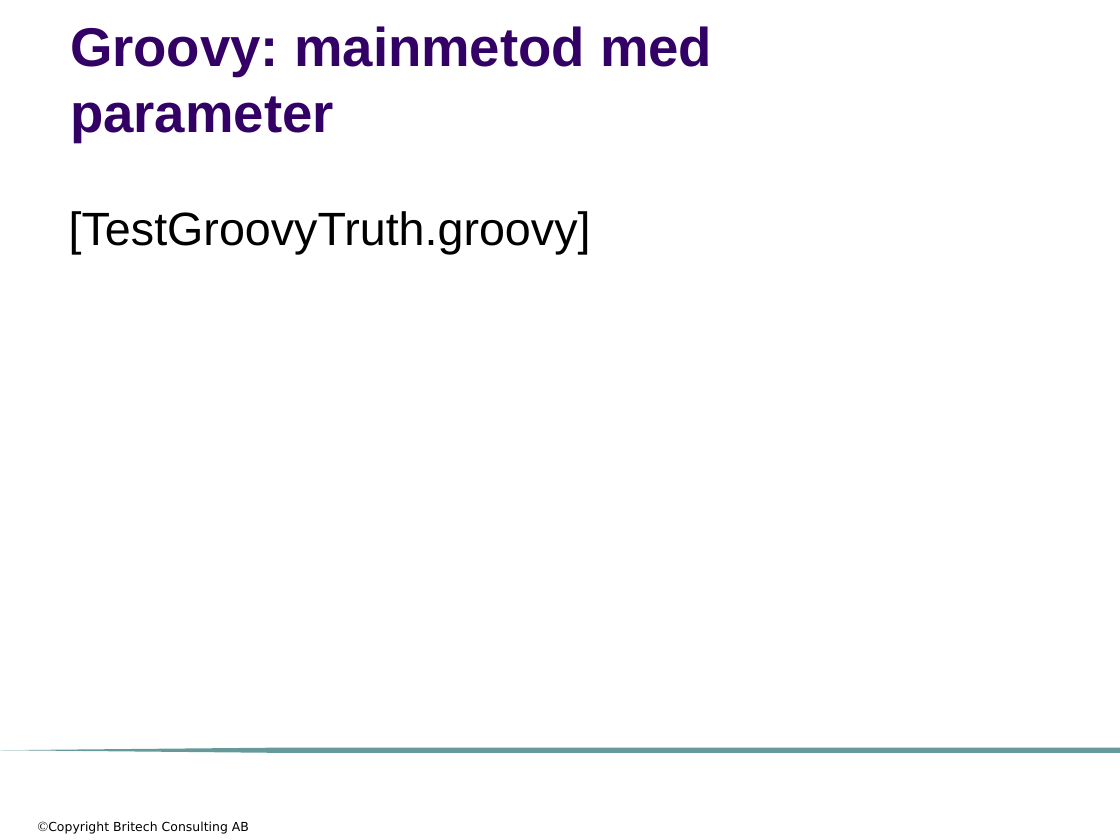
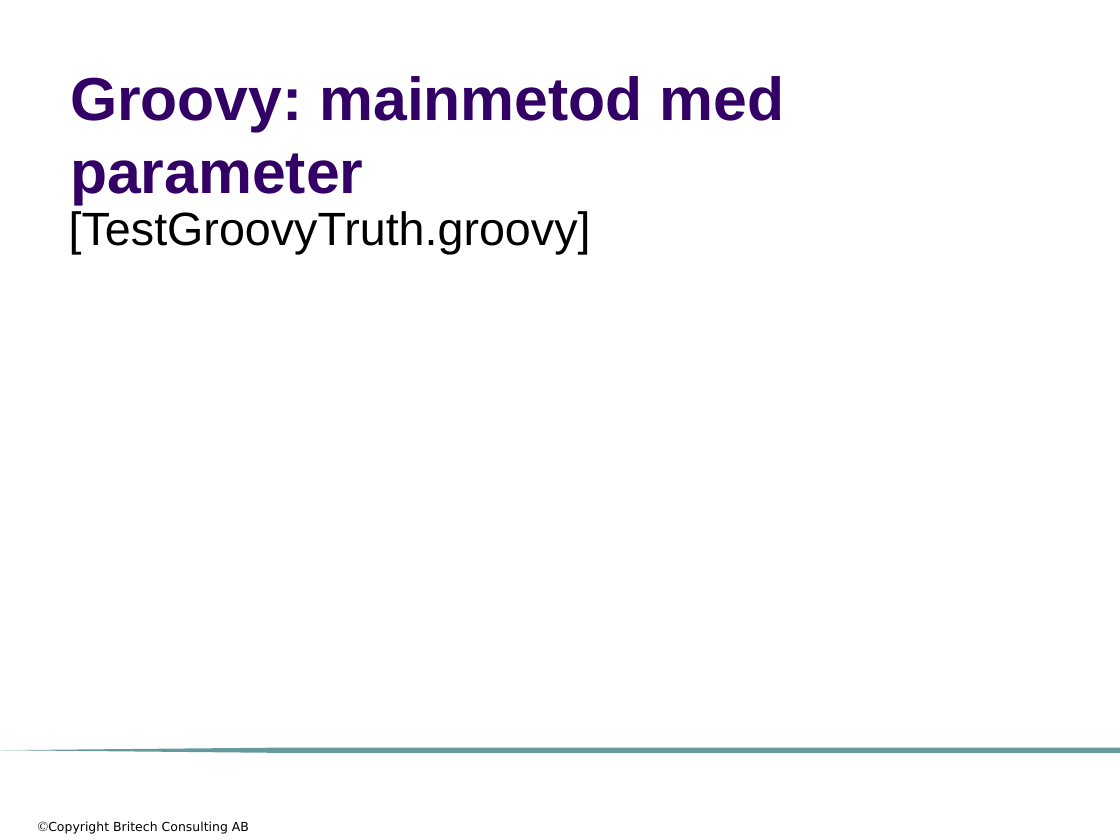
Before and after one commit to me97esn/groovyseminarium, a slide deck: slide 49 of groovyseminarie/dokument/groovyseminarium_source_w_logo.pptx (slide 45 before the commit). Drawn at 1120x840 pixels with LibreOffice and Linux fonts; fonts in the diff are those of the drawing; background and template pictures are left out. Boxes give left, top, right and bottom in pixels: in the first picture for what was removed or moved away, otherwise in the second. Text is boxed around its words. In the diff, an @@ line names an element or a change of style, - is before the commit and + after.

```diff
--- a/groovyseminarie/dokument/groovyseminarium_source_w_logo.pptx
+++ b/groovyseminarie/dokument/groovyseminarium_source_w_logo.pptx
@@ title "Groovy: mainmetod med parameter" at (70, 76, 785, 205): size 35.1 to 39 pt @@
```
Also in this commit, not shown: 4 other slides changed, 4 slides added, 6 other files.
